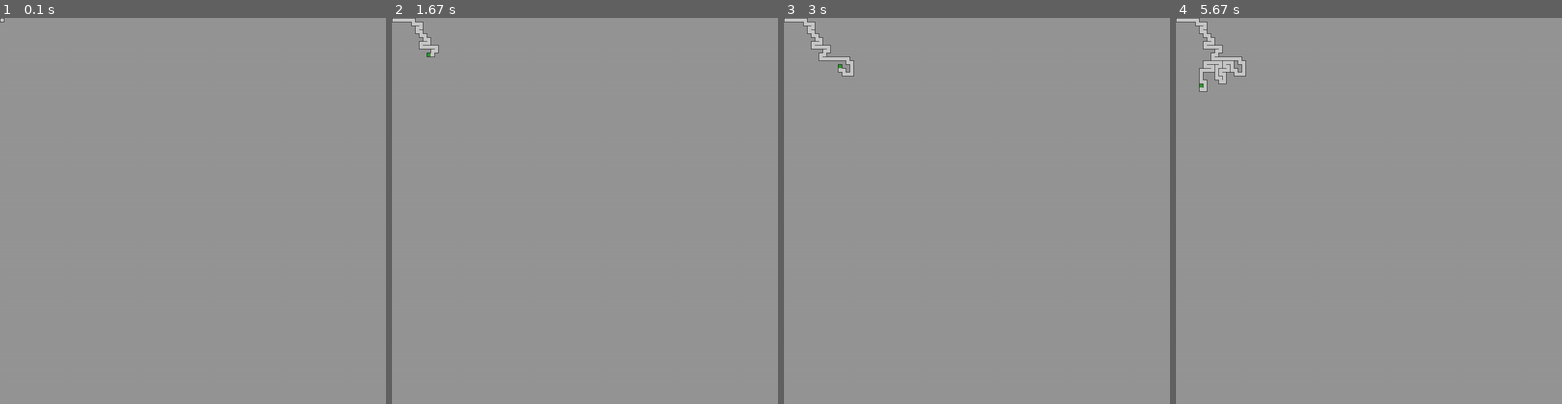
Above: before the commit, frames 1-4 (left to right).
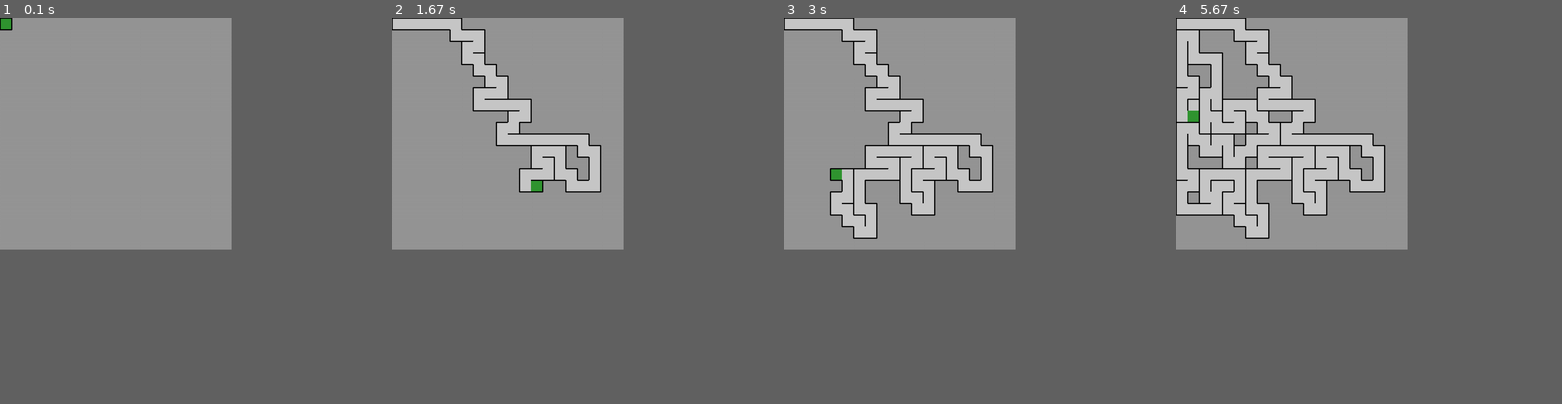
Above: after the commit, the same moments.

Repository: mireal/mazes
Game: pygame game, started from main.py
Two runs of this game, one before a commit and one after it. Both use one fixed random seed, a clock stepped at 60 frames per second and the inputs below.
Inputs:
- Up to frame 1 (0.1 s): no input
- Up to frame 2 (1.67 s): tap Space at 0.33, 1.07, 1.37, 1.57 s; tap Enter at 0.67 s
- Up to frame 3 (3 s): tap Space at 1.9, 2.2, 2.4, 2.7, 2.97 s
- Up to frame 4 (5.67 s): tap Space at 3.3, 3.6, 3.73, 4.13, 4.43, 4.8, 5.2, 5.5 s
In our replay, the window is 900x900 before the commit and 540x540 after it. These sizes can differ from the game's own. Grey fills any space a smaller window leaves; there, only what the larger window draws over its background counts as a difference.

The runs differ from the first frame. In frame 1, 0.1% of the frame differs, in the area x 0-4%, y 0-4%; in frame 2, 5.6%; in frame 3, 9.3%; in frame 4, 16%, in the area x 0-55%, y 0-58%.

Commit message:
Improving code structure
Fixing what was never broken, improving code structure

Diff:
--- /dev/null
+++ b/drawing_tools.py
@@ -0,0 +1,42 @@
+import pygame
+
+
+def draw_cell(surface: pygame.Surface, coord: tuple, cell, size: int, color: tuple, border_size: int,
+              offsets: tuple = (0, 0),
+              border_color: tuple = (0, 0, 0)):
+    y, x = coord
+    y_offset, x_offset = offsets
+
+    rect_left = x * size + x_offset
+    rect_top = y * size + y_offset
+    rect = pygame.Rect(rect_left, rect_top, size, size)
+
+    borders = cell.__dict__
+    top_left = (rect_left, rect_top)
+    top_right = (rect_left + size, rect_top)
+    bottom_left = (rect_left, rect_top + size)
+    bottom_right = (rect_left + size, rect_top + size)
+
+    pygame.draw.rect(surface, color, rect)
+    if borders['top']:
+        pygame.draw.line(surface, border_color, top_left, top_right, border_size)
+    if borders['right']:
+        pygame.draw.line(surface, border_color, top_right, bottom_right, border_size)
+    if borders['bottom']:
+        pygame.draw.line(surface, border_color, bottom_left, bottom_right, border_size)
+    if borders['left']:
+        pygame.draw.line(surface, border_color, top_left, bottom_left, border_size)
+
+
+def draw_board(surface: pygame.Surface, board: list[list], size: int, color: tuple, border_size: int,
+               offsets: tuple = (0, 0),
+               border_color: tuple = (0, 0, 0)):
+    for y, row in enumerate(board):
+        for x, cell in enumerate(row):
+            coord = (y, x)
+            draw_cell(surface, coord, cell, size, color, border_size, offsets=offsets,
+                      border_color=border_color)
+
+
+if __name__ == '__main__':
+    pass
--- a/main.py
+++ b/main.py
@@ -1,12 +1,13 @@
 import pygame
 from maze_generators import RandomizedDFS
-from pygame_cell import Cell
+from drawing_tools import draw_cell
+from tools import create_matrix, remove_border, add_all_borders
 
 pygame.init()
 clock = pygame.time.Clock()
-speed = 30
+speed = 60
 
-cell_size = 10
+cell_size = 30
 border_size = cell_size // 10 if cell_size // 10 >= 1 else 1
 
 black = (0, 0, 0)
@@ -14,19 +15,22 @@
 cell_color = (200, 200, 200)
 curr_cell_color = (50, 150, 50)
 
-cols = rows = 100
-surface = pygame.display.set_mode((cell_size * cols, cell_size * rows))
+cols = rows = 20
+
+surface = pygame.display.set_mode((cell_size * rows, cell_size * cols))
+
+matrix = create_matrix(cols, rows)
+
+curr_cell = prev_cell = matrix[0][0]
+add_all_borders(curr_cell)
 
 MazeGenerator = RandomizedDFS((cols, rows))
 coord = prev_coord = MazeGenerator.curr
-cells = {}
-CurrCell = PrevCell = Cell(surface, coord, size=cell_size, border_size=border_size)
-cells[coord] = CurrCell
 
-directions = {(0, 1): 'right', (1, 0): 'bottom', (0, -1): 'left', (-1, 0): 'top'}
+directions = {(0, 1): 'right', (1, 0): 'bottom', (0, -1): 'left', (-1, 0): 'top', (0, 0): None}
 
-substract_tuple = lambda coord, prev: (prev[0] - coord[0], prev[1] - coord[1])
-reverse_tuple = lambda coord: (coord[0] * -1, coord[1] * -1)
+get_direction = lambda coord, prev: (prev[0] - coord[0], prev[1] - coord[1])
+reverse_direction = lambda coord: (coord[0] * -1, coord[1] * -1)
 
 running = True
 paused = True
@@ -40,34 +44,32 @@
         if event.type == pygame.KEYDOWN:
             if event.key == pygame.K_SPACE:
                 paused = not paused
+            elif event.key == pygame.K_ESCAPE:
+                running = False
 
     if MazeGenerator.not_finished and not paused:
         coord = MazeGenerator.move()
+        y, x = coord
+        curr_cell = matrix[y][x]
 
-        if coord not in cells:
-            CurrCell = Cell(surface, coord, size=cell_size, border_size=border_size)
-            cells[coord] = CurrCell
+        direction = get_direction(coord, prev_coord)
+        reversed_direction = reverse_direction(direction)
+        direction_name = directions[direction]
+        reversed_direction_name = directions[reversed_direction]
 
-            direction = substract_tuple(coord, prev_coord)
-            reversed_direction = reverse_tuple(direction)
-
-            dir_name = directions[direction]
-            prev_dir_name = directions[reversed_direction]
-
-            CurrCell.borders[dir_name] = 0
-            PrevCell.borders[prev_dir_name] = 0
-
-        else:
-            CurrCell = cells[coord]
-
-        PrevCell.color = cell_color
-        CurrCell.color = curr_cell_color
+        remove_border(curr_cell, direction_name)
+        remove_border(prev_cell, reversed_direction_name)
 
         prev_coord = coord
-        PrevCell = CurrCell
+        prev_cell = curr_cell
 
-    for cell in cells.values():
-        cell.draw_cell()
+    for y, row in enumerate(matrix):
+        for x, cell in enumerate(row):
+            pos = (y, x)
+            if pos in MazeGenerator.visited:  # Draw cell only if it was already visited
+                draw_cell(surface, pos, cell, cell_size, cell_color, border_size=border_size)
+
+    draw_cell(surface, coord, curr_cell, cell_size, curr_cell_color, border_size)  # Highlight current cell
 
     clock.tick(speed)
     pygame.display.flip()
--- a/maze_generators.py
+++ b/maze_generators.py
@@ -14,10 +14,6 @@
         self.add_tuple = lambda coord, move: (coord[0] + move[0], coord[1] + move[1])
 
     def move(self):
-        if len(self.visited) == self.max_size:
-            self.not_finished = False
-            return self.curr
-
         available_moves = self.possible_moves()
         if available_moves:
             move = choice(available_moves)
@@ -28,16 +24,17 @@
             self.stack.pop()
             self.curr = self.stack[-1]
 
+        if len(self.visited) == self.max_size:
+            self.not_finished = False
+
         return self.curr
 
     def possible_moves(self):
         moves = []
         for move in ((0, 1), (1, 0), (0, -1), (-1, 0)):
-            y, x = self.curr
-            move_y, move_x = move
-            y += move_y
-            x += move_x
-            if (y, x) not in self.visited and 0 <= y < self.col_len and 0 <= x < self.row_len:
+            next_move = self.add_tuple(self.curr, move)
+            y, x = next_move
+            if next_move not in self.visited and 0 <= y < self.col_len and 0 <= x < self.row_len:
                 moves.append(move)
 
         return moves
--- a/pygame_cell.py
+++ /dev/null
@@ -1,59 +0,0 @@
-import pygame
-
-cell_size = 5
-cell_color = (200, 200, 200)
-
-
-class Cell:
-    def __init__(self, surface: pygame.Surface, coord: tuple, offsets: tuple = (0, 0),
-                 size: int = cell_size, color: tuple = cell_color, border_size: int = 1,
-                 border_color: tuple = (0, 0, 0)):
-        self.surface = surface
-        self.color = color
-        self.y, self.x = coord
-
-        y_offset, x_offset = offsets
-        rect_left = self.x * size + x_offset
-        rect_top = self.y * size + y_offset
-        self.rect = pygame.Rect(rect_left, rect_top, size, size)
-
-        self.borders = {'top': 1, 'right': 1, 'bottom': 1, 'left': 1}
-        self.border_size = border_size
-        self.border_color = border_color
-        self.top_left = (rect_left, rect_top)
-        self.top_right = (rect_left + size, rect_top)
-        self.bottom_left = (rect_left, rect_top + size)
-        self.bottom_right = (rect_left + size, rect_top + size)
-
-    def draw_cell(self):
-        pygame.draw.rect(self.surface, self.color, self.rect)
-        self.draw_borders()
-
-    def draw_borders(self):
-        if self.borders['top']:
-            pygame.draw.line(self.surface, self.border_color, self.top_left, self.top_right, self.border_size)
-        if self.borders['right']:
-            pygame.draw.line(self.surface, self.border_color, self.top_right, self.bottom_right, self.border_size)
-        if self.borders['bottom']:
-            pygame.draw.line(self.surface, self.border_color, self.bottom_left, self.bottom_right, self.border_size)
-        if self.borders['left']:
-            pygame.draw.line(self.surface, self.border_color, self.top_left, self.bottom_left, self.border_size)
-
-
-if __name__ == '__main__':
-    pygame.init()
-    clock = pygame.time.Clock()
-    surface = pygame.display.set_mode((500, 500))
-    running = True
-
-    cell = Cell(surface, (1, 1), (0, 0), size=200, border_size=10)
-    while running:
-        surface.fill((100, 100, 100))
-        cell.draw_cell()
-
-        for event in pygame.event.get():
-            if event.type == pygame.QUIT:
-                running = False
-
-        clock.tick(1)
-        pygame.display.flip()
--- /dev/null
+++ b/tools.py
@@ -0,0 +1,85 @@
+class Cell:
+    def __init__(self, top=1, bottom=1, left=1, right=1):
+        self.top = top
+        self.bottom = bottom
+        self.left = left
+        self.right = right
+
+
+def remove_all_borders(cell):
+    cell.top = 0
+    cell.bottom = 0
+    cell.left = 0
+    cell.right = 0
+
+
+def add_all_borders(cell):
+    cell.top = 1
+    cell.bottom = 1
+    cell.left = 1
+    cell.right = 1
+
+
+def add_border(cell, direction):
+    if direction == 'top':
+        cell.top = 1
+    if direction == 'bottom':
+        cell.bottom = 1
+    if direction == 'left':
+        cell.left = 1
+    if direction == 'right':
+        cell.right = 1
+
+
+def remove_border(cell, direction):
+    if direction == 'top':
+        cell.top = 0
+    if direction == 'bottom':
+        cell.bottom = 0
+    if direction == 'left':
+        cell.left = 0
+    if direction == 'right':
+        cell.right = 0
+
+
+def create_matrix(cols: int, rows: int):
+    matrix = []
+    for y in range(cols):
+        row = []
+        for x in range(rows):
+            cell = Cell()
+            if y == 0:
+                cell.top = 1
+            elif y == cols - 1:
+                cell.bottom = 1
+            if x == 0:
+                cell.left = 1
+            elif x == rows - 1:
+                cell.right = 1
+            row.append(cell)
+        matrix.append(row)
+    return matrix
+
+
+def deep_copy(matrix: list[list]):
+    new_matrix = []
+    cols, rows = len(matrix), len(matrix[0])
+    for y in range(cols):
+        row = []
+        for x in range(rows):
+            cell = matrix[y][x]
+            args = cell.__dict__
+            new_cell = Cell(top=args['top'], bottom=args['bottom'], left=args['left'], right=args['right'])
+            row.append(new_cell)
+        new_matrix.append(row)
+    return new_matrix
+
+
+if __name__ == '__main__':
+    rows, cols = 3, 3
+    mat = create_matrix(cols, rows)
+    mat_copy = deep_copy(mat)
+
+    cell = mat[0][0]
+    cell_copy = mat_copy[0][0]
+    print(cell.__dict__ == cell_copy.__dict__)
Empty file added: test.py
Not shown, added: .gitignore
